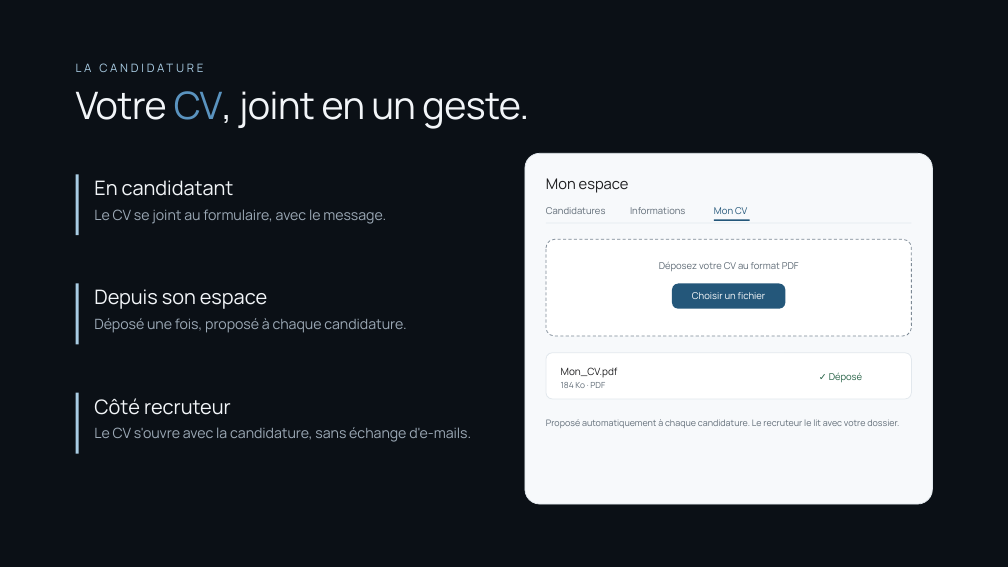
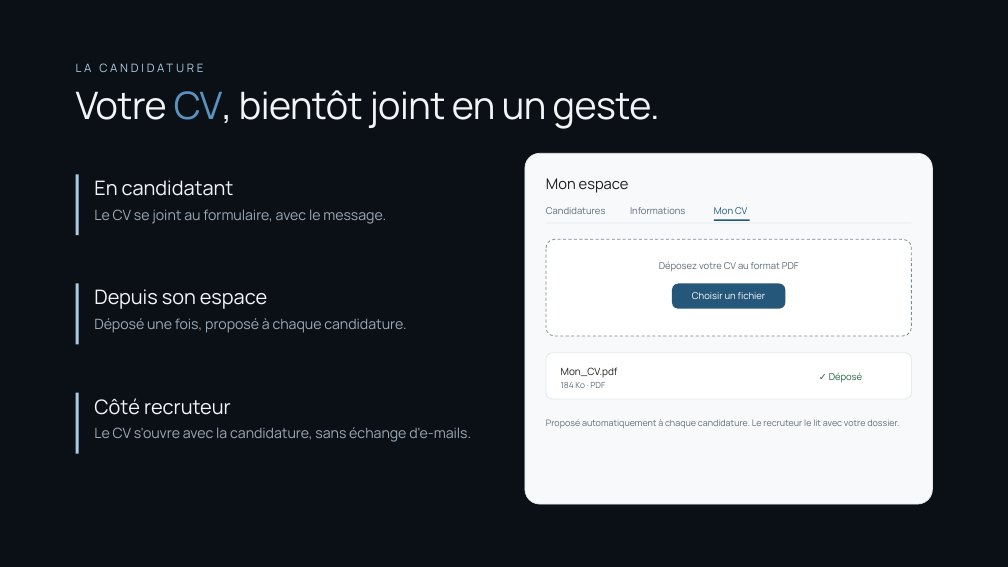
Before and after one commit to Yohan-AVRONSART/Projets, a slide deck: slide 5 of docs/YIA_Jobs_soutenance.pptx. Drawn at 1008x567 pixels with LibreOffice and Linux fonts; fonts in the diff are those of the drawing. Boxes give left, top, right and bottom in pixels: in the first picture for what was removed or moved away, otherwise in the second. Text is boxed around its words. In the diff, an @@ line names an element or a change of style, - is before the commit and + after.

```diff
--- a/docs/YIA_Jobs_soutenance.pptx
+++ b/docs/YIA_Jobs_soutenance.pptx
@@ text at bbox=[76, 90, 660, 129]: text changed @@
-Votre CV, joint en un geste.
+Votre CV, bientôt joint en un geste.
```
Also in this commit, not shown: 2 other slides changed, 1 other file.
